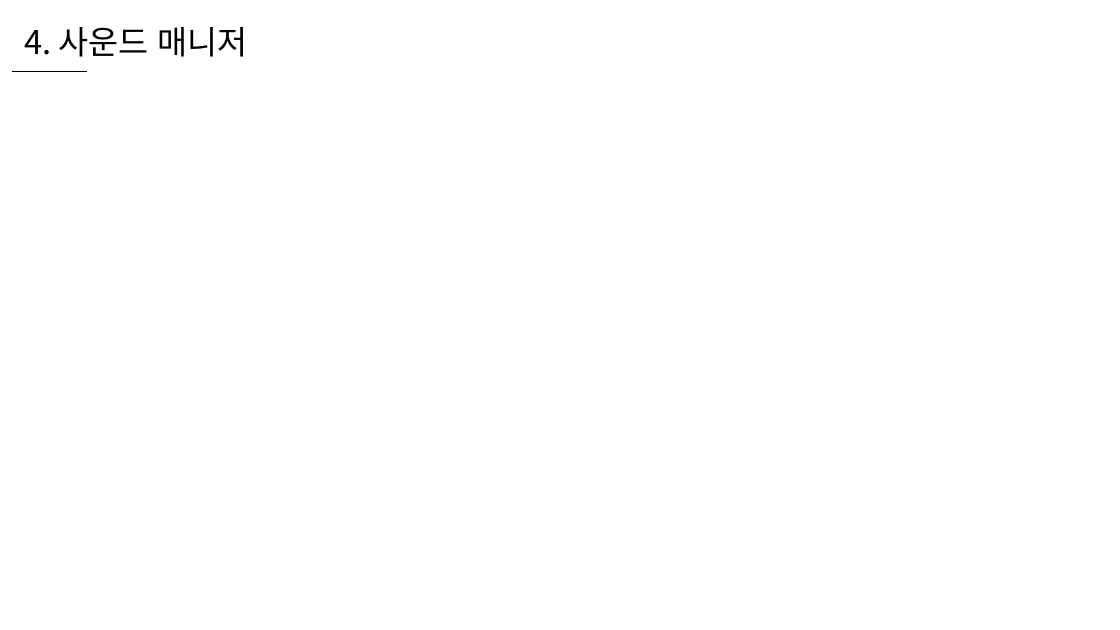
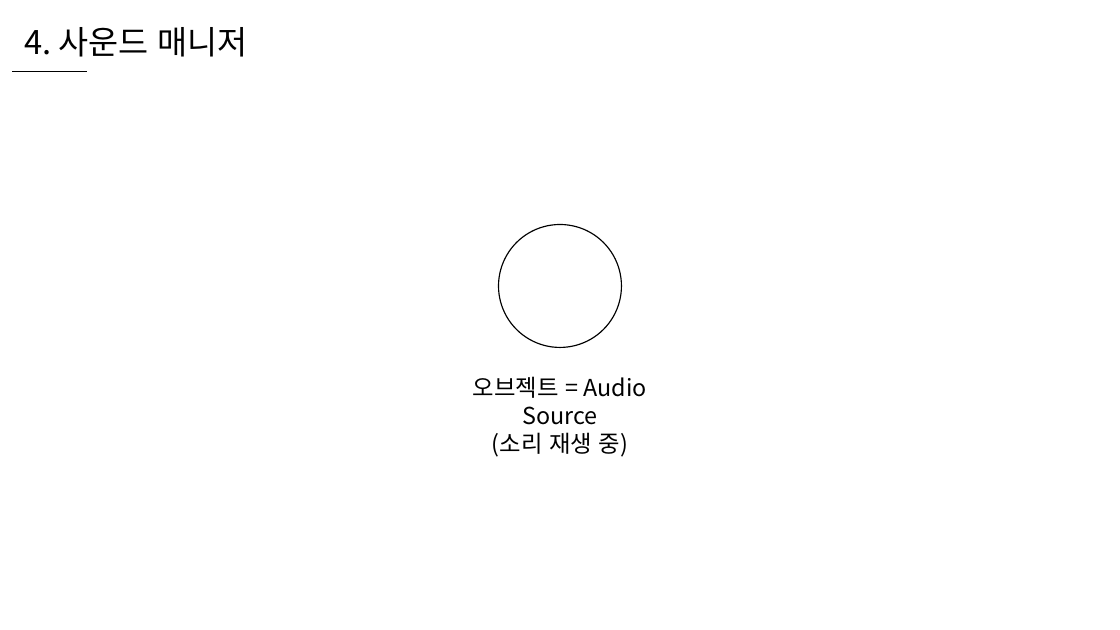
Before and after one commit to WooLyung/2022-Unity-Lecture, a slide deck: slide 23 of 1 - 소리.pptx (slide 24 before the commit). Drawn at 1120x630 pixels with LibreOffice and Linux fonts; fonts in the diff are those of the drawing. Boxes give left, top, right and bottom in pixels: in the first picture for what was removed or moved away, otherwise in the second. Text is boxed around its words. In the diff, an @@ line names an element or a change of style, - is before the commit and + after.

```diff
--- a/1 - 소리.pptx
+++ b/1 - 소리.pptx
@@ ellipse added at (498,224,621,347), fill #FFFFFF, outline #000000 1 pt @@
@@ text added at (473,376,647,457), 20 pt, text #000000 @@
+오브젝트 = Audio Source
+(소리 재생 중)
```
Also in this commit, not shown: 2 other slides changed, 7 slides added, 8 other files.
